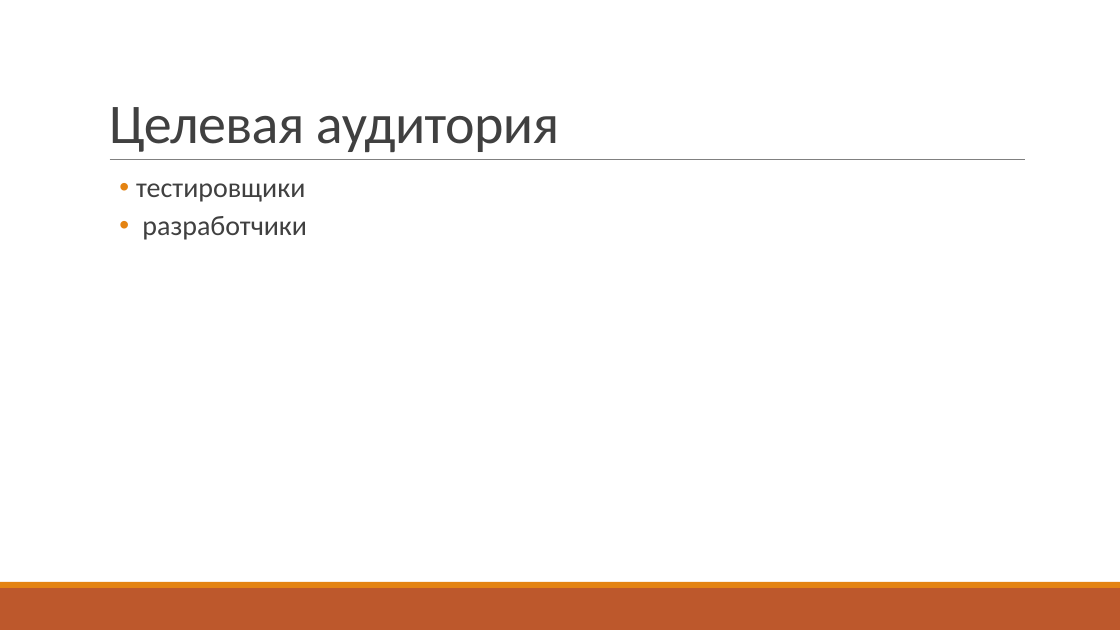
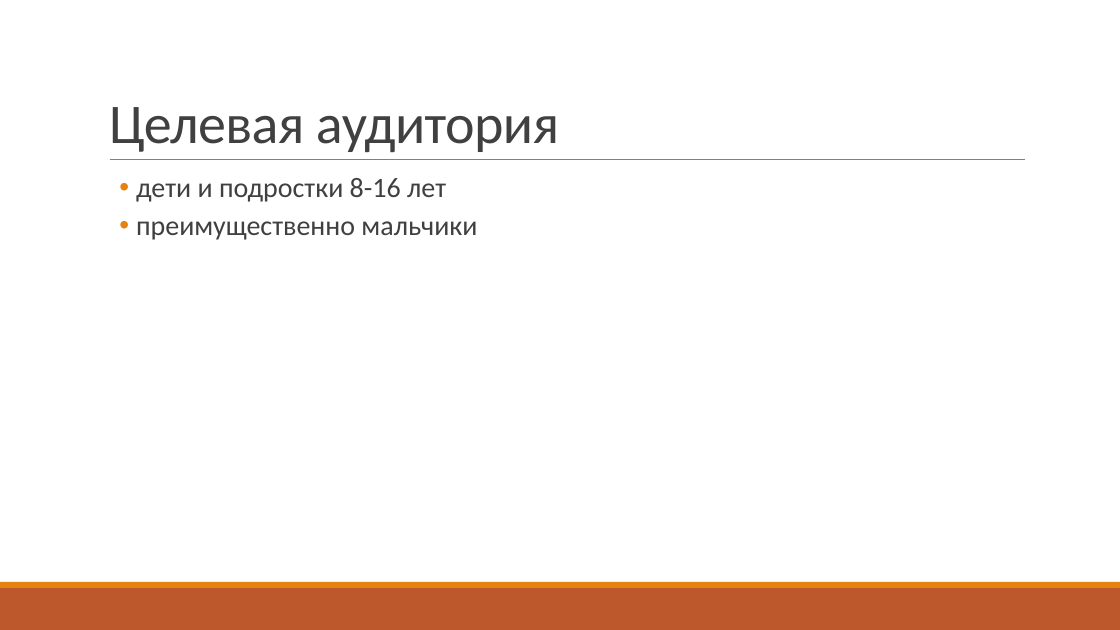
Before and after one commit to RareSnowflake/istu-lab-upp-2019-2020, a slide deck: slide 5 of Мокрушин_Модин_ITCT/lab1.pptx. Drawn at 1120x630 pixels with LibreOffice and Linux fonts; fonts in the diff are those of the drawing. Boxes give left, top, right and bottom in pixels: in the first picture for what was removed or moved away, otherwise in the second. Text is boxed around its words. In the diff, an @@ line names an element or a change of style, - is before the commit and + after.

```diff
--- a/Мокрушин_Модин_ITCT/lab1.pptx
+++ b/Мокрушин_Модин_ITCT/lab1.pptx
@@ text at [136,178,477,240]: text changed @@
-  • тестировщики
-  • разработчики
+  • дети и подростки 8-16 лет
+  • преимущественно мальчики
```
Also in this commit, not shown: 4 other slides changed, 1 slide added, 1 slide removed, 16 other files.
